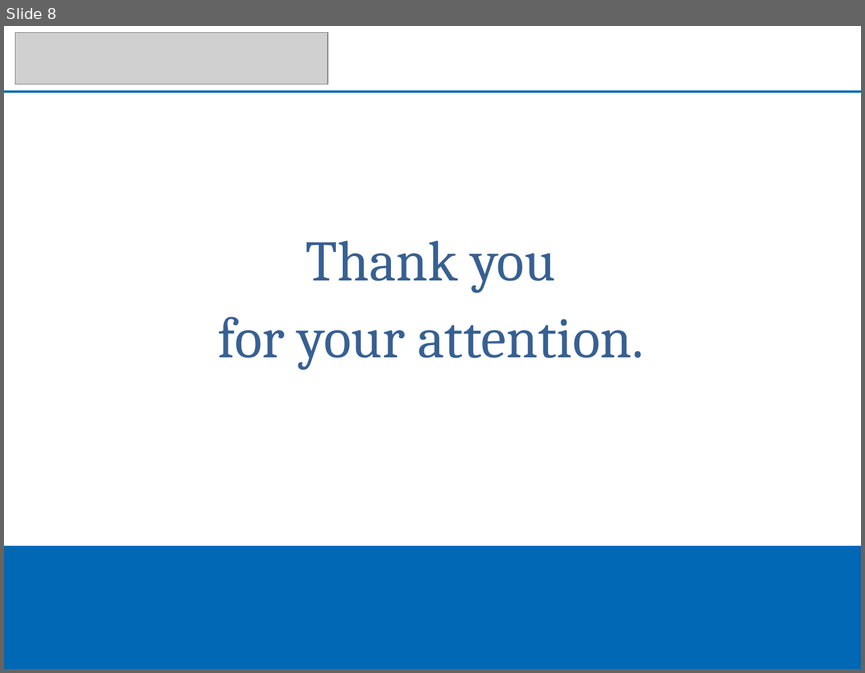
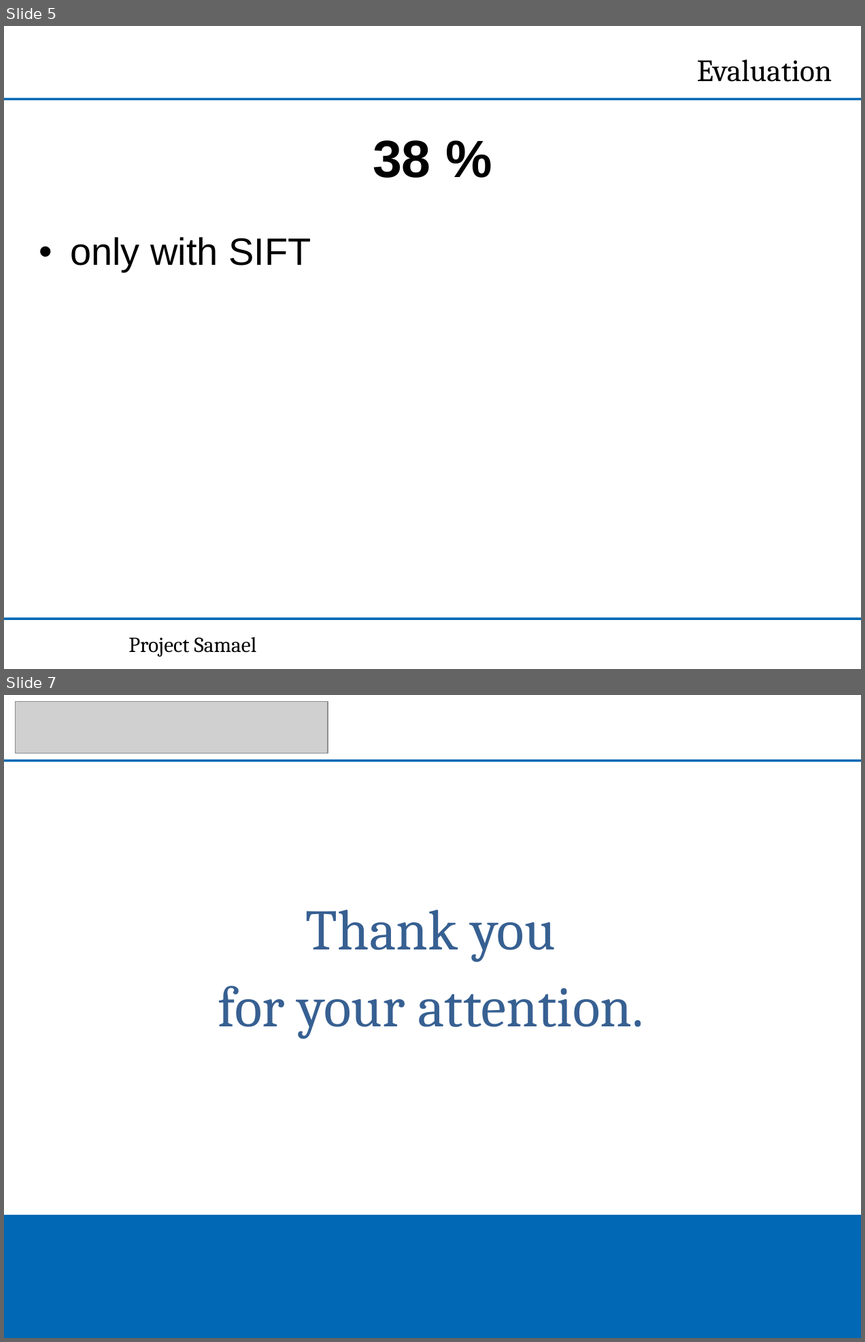
Before and after one commit to NPTricky/img-classification-ss13, a slide deck: doc/PPT-2013-07-10/m3-presentation.ppt. Shown one above the other, each under a label of ours: slide 8 before the commit, slides 5 and 7 after it; the slides between them are not shown. The pictures are 865x673 and 865x1342 pixels, drawn with LibreOffice and Linux fonts; fonts in the diff are those of the drawing; grey boxes stand for pictures; background and template pictures are left out. Boxes give left, top, right and bottom in pixels: in the first picture for what was removed or moved away, otherwise in the second. Text is boxed around its words. In the diff, an @@ line names an element or a change of style, - is before the commit and + after.

```diff
--- a/doc/PPT-2013-07-10/m3-presentation.ppt
+++ b/doc/PPT-2013-07-10/m3-presentation.ppt
@@ slide 5 added at box(4, 26, 861, 669), background #FFFFFF @@
@@ free added at box(449, 46, 841, 92), 26 pt, text #000000 @@
+Evaluation
@@ freeform shape added at box(4, 98, 861, 101), fill #0068B5 @@
@@ text added at box(373, 140, 431, 178), 44 pt, text #000000, bold @@
+38 %
@@ text added at box(70, 237, 311, 272), 32 pt, text #000000 @@
+• only with SIFT
@@ freeform shape added at box(4, 617, 861, 620), fill #0068B5 @@
@@ text added at box(128, 637, 257, 656), 18 pt, text #000000 @@
+Project Samael
@@ what was slide 8 is now slide 7 @@
```
Also in this commit, not shown: 3 slides changed, 1 other slide added, 3 slides removed.
